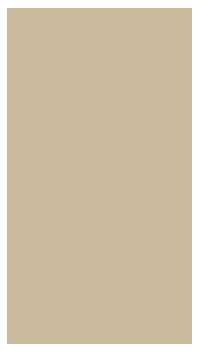
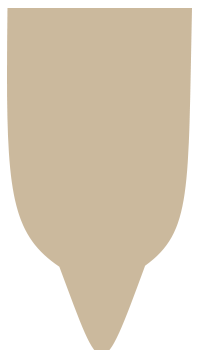
Revision of a layered (200, 350) image; what changed, layer by layer:
added layer "Retângulo 1 copiar" above "Retângulo 1" over [7, 8, 192, 350]
hid "Retângulo 1" over [7, 8, 192, 344]
